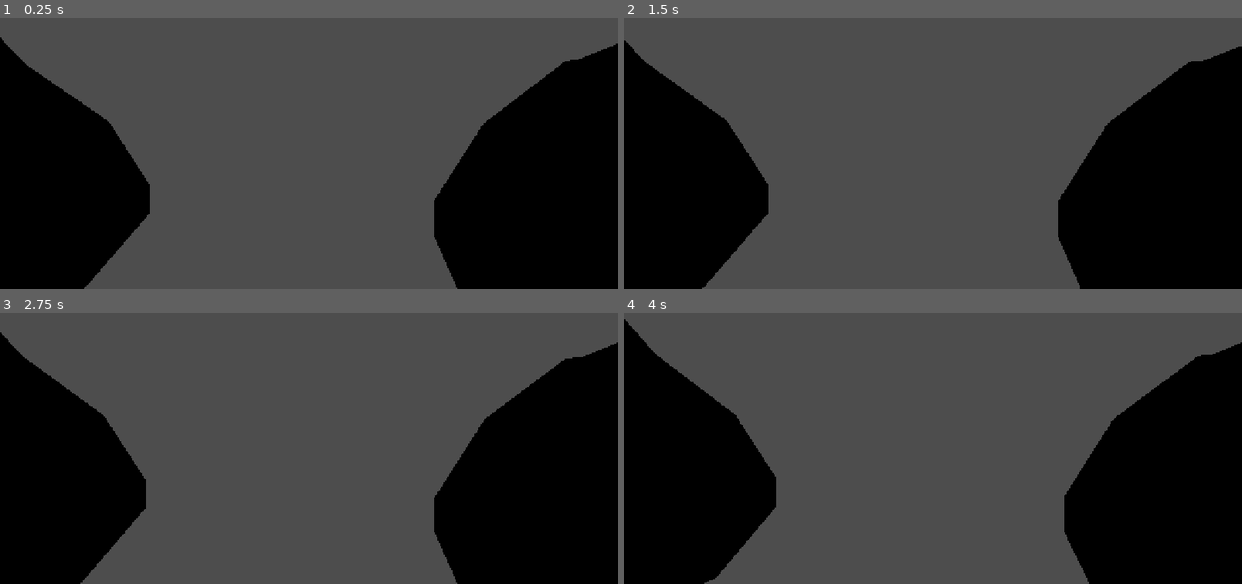
Above: before the commit, frames 1-4 (two rows, left to right).
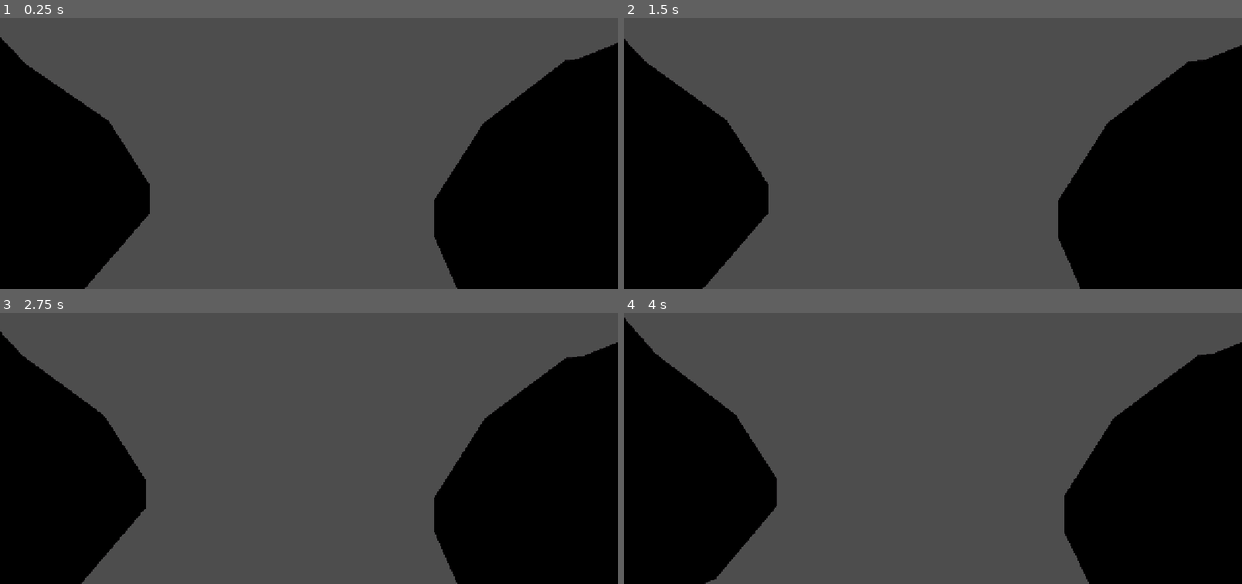
Above: after the commit, the same moments.

Repository: amami-cell/susabiyu-ig-auto
Game: Godot game, scene res://scenes/actors/player.tscn
The game is run twice, just before and just after one commit, with the same random seed, the same clock (stepped at 60 frames per second) and the same inputs. This scene is started directly instead of the project's main scene.
Inputs (mouse positions are in pixels of both pictures, inside the frame that each line leads up to):
- Up to frame 1 (0.25 s): no input
- Up to frame 2 (1.5 s): move the mouse to (1068, 96) at 0.52 s; hold D (move_right) 0.53-1.25 s; tap J (act_attack) at 0.6 s; click (1068, 96) at 0.67 s; tap Space (act_jump) at 0.77, 1.07 s; drag from (809, 131) to (902, 186) at 1.27 s
- Up to frame 3 (2.75 s): move the mouse to (370, 334) at 2.02 s; hold D (move_right) from 2.03 s (still down); tap J (act_attack) at 2.1 s
- Up to frame 4 (4 s): release D (move_right) at 2.75 s; drag from (902, 481) to (747, 359) at 2.77 s; move the mouse to (1118, 462) at 3.52 s; hold A (move_left) from 3.53 s (still down); tap J (act_attack) at 3.6 s; tap Space (act_jump) at 3.77 s

The runs differ from the first frame. In frame 1, 0.1% of the frame differs, in the area x 0-100%, y 8-100%; in frame 2, 0.1%; in frame 3, 0.1%; in frame 4, 0.2%, in the area x 0-100%, y 1-100%.

Commit message:
トゥーン+輪郭線を本採用＋表情管理システム（set_expression）
- KobitoModel の材質に黒い輪郭線(next_pass grow)を追加＝「トゥーン+輪郭線」で確定。
  ※輪郭線は Vulkan/Mobile・PCきれい版で表示（web gl_compat では出ない）。
- モデルにブレンドシェイプが無いため、眉＋口のフラットな線で表情を作る方式を実装。
  set_expression("happy/neutral/sad/surprised/angry") で切替。既定は happy。家族全員に適用。
- 開発用 --exprpat（5表情を並べて確認）を追加。selftest OK。

Co-Authored-By: Claude Opus 4.8 <noreply@anthropic.com>
Claude-Session: https://claude.ai/code/session_01Vw7YN8y4ArxBhwqv8CY4gx

Diff:
--- a/kobito-3d/scenes/actors/kobito_model.gd
+++ b/kobito-3d/scenes/actors/kobito_model.gd
@@ -58,7 +58,9 @@
 		_add_cute_bone("mixamorig_LeftFoot", FOOT_SCALE)
 		_add_cute_bone("mixamorig_RightFoot", FOOT_SCALE)
 		_apply_cute()
-		# アニメ風の大きな目の貼り付けは廃止（ディズニー/ジブリ寄り＝モデル本来の顔を活かす）
+		# 控えめな表情リグ（眉＋口のフラットな線）を顔に置き、set_expression で切替できるように。
+		_build_expression()
+		set_expression("happy")
 
 	_ap = model.find_child("AnimationPlayer", true, false)
 	if _ap != null and _ap.has_animation("Idle"):
@@ -69,6 +71,108 @@
 	var idx := _skel.find_bone(bone_name)
 	if idx >= 0:
 		_cute_bones.append([idx, s])
+
+
+# ---- 表情管理（眉＋口のフラットな線を切替。トゥーンに馴染む控えめな表情）----
+
+var _brows: Array = []          # [brow_l, brow_r]
+var _mouth_mid: MeshInstance3D = null
+var _mouth_l: MeshInstance3D = null
+var _mouth_r: MeshInstance3D = null
+var _mouth_o: MeshInstance3D = null
+var _eye_c := Vector3.ZERO      # 目の高さ（表情の基準）
+var _expression := "happy"
+
+
+func _build_expression() -> void:
+	var hidx := _skel.find_bone("mixamorig_Head")
+	if hidx < 0:
+		return
+	var hc: Vector3 = to_local((_skel.global_transform * _skel.get_bone_global_pose(hidx)).origin)
+	_eye_c = hc + Vector3(0.0, 0.19, -0.14)
+	var brow_y := hc + Vector3(0.0, 0.24, -0.14)
+	var mouth_c := hc + Vector3(0.0, 0.06, -0.15)
+	# 眉（細い暗い線）
+	for sx in [-1.0, 1.0]:
+		var b := _mk_box(Vector3(0.09, 0.018, 0.02), brow_y + Vector3(0.075 * sx, 0, 0))
+		_brows.append(b)
+	# 口（中央の線＋左右の口角＋おどろき用のまる）
+	_mouth_mid = _mk_box(Vector3(0.1, 0.02, 0.02), mouth_c)
+	_mouth_l = _mk_box(Vector3(0.03, 0.02, 0.02), mouth_c + Vector3(-0.06, 0.02, 0))
+	_mouth_r = _mk_box(Vector3(0.03, 0.02, 0.02), mouth_c + Vector3(0.06, 0.02, 0))
+	_mouth_o = _mk_ball(0.035, mouth_c, Vector3(1.0, 1.2, 0.5))
+
+
+## 表情を切り替える：happy / neutral / sad / surprised / angry。
+func set_expression(name: String) -> void:
+	_expression = name
+	if _brows.size() < 2 or _mouth_mid == null:
+		return
+	var bl: MeshInstance3D = _brows[0]   # 左（x<0）
+	var br: MeshInstance3D = _brows[1]   # 右（x>0）
+	# 既定
+	_mouth_mid.visible = true
+	_mouth_o.visible = false
+	var corner_y := 0.02      # 口角の上下（＋で笑顔）
+	var brow_dy := 0.0        # 眉の上下
+	var brow_inner := 0.0     # 眉の内側の傾き（＋で内側が上がる＝困り眉）
+	match name:
+		"happy":
+			corner_y = 0.03
+			brow_dy = 0.0
+		"neutral":
+			corner_y = 0.0
+		"sad":
+			corner_y = -0.03
+			brow_inner = 0.5
+			brow_dy = 0.01
+		"surprised":
+			_mouth_mid.visible = false
+			_mouth_o.visible = true
+			brow_dy = 0.05
+		"angry":
+			corner_y = -0.01
+			brow_inner = -0.6
+			brow_dy = -0.02
+	# 眉：内側の傾き＝左右で符号反転（内側＝中央寄り）
+	bl.rotation.z = -brow_inner
+	br.rotation.z = brow_inner
+	bl.position.y = _eye_c.y + 0.05 + brow_dy
+	br.position.y = _eye_c.y + 0.05 + brow_dy
+	# 口角
+	_mouth_l.position.y = _mouth_mid.position.y + corner_y
+	_mouth_r.position.y = _mouth_mid.position.y + corner_y
+
+
+func _mk_box(size: Vector3, pos: Vector3) -> MeshInstance3D:
+	var mi := MeshInstance3D.new()
+	var bm := BoxMesh.new()
+	bm.size = size
+	mi.mesh = bm
+	mi.material_override = _face_line_mat()
+	mi.position = pos
+	add_child(mi)
+	return mi
+
+
+func _mk_ball(r: float, pos: Vector3, sc: Vector3) -> MeshInstance3D:
+	var mi := MeshInstance3D.new()
+	var sm := SphereMesh.new()
+	sm.radius = r
+	sm.height = r * 2.0
+	mi.mesh = sm
+	mi.material_override = _face_line_mat()
+	mi.position = pos
+	mi.scale = sc
+	add_child(mi)
+	return mi
+
+
+func _face_line_mat() -> StandardMaterial3D:
+	var m := StandardMaterial3D.new()
+	m.shading_mode = BaseMaterial3D.SHADING_MODE_UNSHADED
+	m.albedo_color = Color(0.16, 0.12, 0.12)   # 暗い線（真っ黒すぎない）
+	return m
 
 
 func _apply_cute() -> void:
@@ -97,6 +201,14 @@
 			m.rim_enabled = true
 			m.rim = 0.35
 			m.rim_tint = 0.3
+			# 黒い輪郭線（裏面を膨らませて黒く塗る）。Vulkan/Mobile・PCきれい版で表示。
+			var ol := StandardMaterial3D.new()
+			ol.shading_mode = BaseMaterial3D.SHADING_MODE_UNSHADED
+			ol.albedo_color = Color(0.08, 0.07, 0.08)
+			ol.cull_mode = BaseMaterial3D.CULL_FRONT
+			ol.grow = true
+			ol.grow_amount = 0.16
+			m.next_pass = ol
 			mi.set_surface_override_material(s, m)
 
 
--- a/kobito-3d/scenes/main.gd
+++ b/kobito-3d/scenes/main.gd
@@ -544,6 +544,47 @@
 			_pattern_bones(sp[0], sp[1])
 		await RenderingServer.frame_post_draw
 		get_viewport().get_texture().get_image().save_png("/tmp/shot_stylepat.png")
+	# --exprpat：表情管理のデモ（本採用のトゥーン+輪郭線キャラで5表情）
+	if OS.get_cmdline_user_args().has("--exprpat") and KobitoModel.has_model():
+		$UI.visible = false
+		var exprs := ["happy", "neutral", "sad", "surprised", "angry"]
+		var er := Node3D.new()
+		add_child(er)
+		er.global_position = Vector3(0.0, 0.0, -40.0)
+		var exp := -(exprs.size() - 1) * 0.65
+		for ex in exprs:
+			var h := Node3D.new()
+			er.add_child(h)
+			h.position = Vector3(exp, 0.0, 0.0)
+			var body := MeshInstance3D.new()
+			var cap := CapsuleMesh.new()
+			cap.radius = 0.25
+			cap.height = 1.0
+			body.mesh = cap
+			h.add_child(body)
+			var km := KobitoModel.new()
+			body.add_child(km)
+			km.setup(body, Color(0.55, 0.72, 1.0), "adult", "")
+			km.set_expression(ex)
+			var lb := Label3D.new()
+			lb.text = ex
+			lb.position = Vector3(exp, 1.55, 0.0)
+			lb.pixel_size = 0.004
+			lb.billboard = BaseMaterial3D.BILLBOARD_ENABLED
+			er.add_child(lb)
+			exp += 1.3
+		var el := DirectionalLight3D.new()
+		el.rotation = Vector3(deg_to_rad(-35.0), deg_to_rad(15.0), 0.0)
+		er.add_child(el)
+		var ecp := Camera3D.new()
+		add_child(ecp)
+		ecp.global_position = Vector3(0.0, 1.02, -44.6)
+		ecp.look_at(Vector3(0.0, 0.92, -40.0), Vector3.UP)
+		ecp.fov = 34.0
+		ecp.current = true
+		await get_tree().create_timer(1.0).timeout
+		await RenderingServer.frame_post_draw
+		get_viewport().get_texture().get_image().save_png("/tmp/shot_expr.png")
 	get_tree().quit()
 
 
